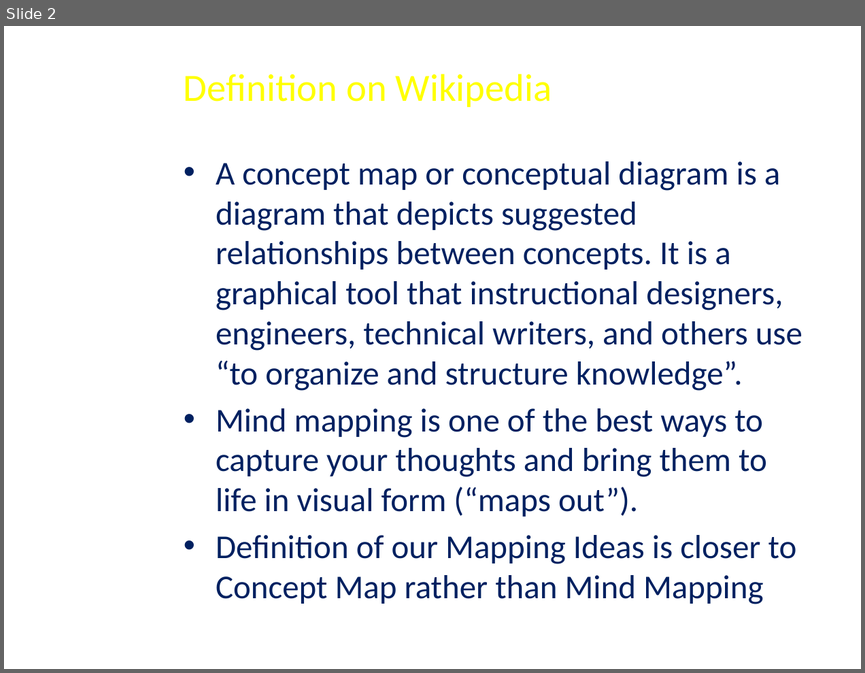
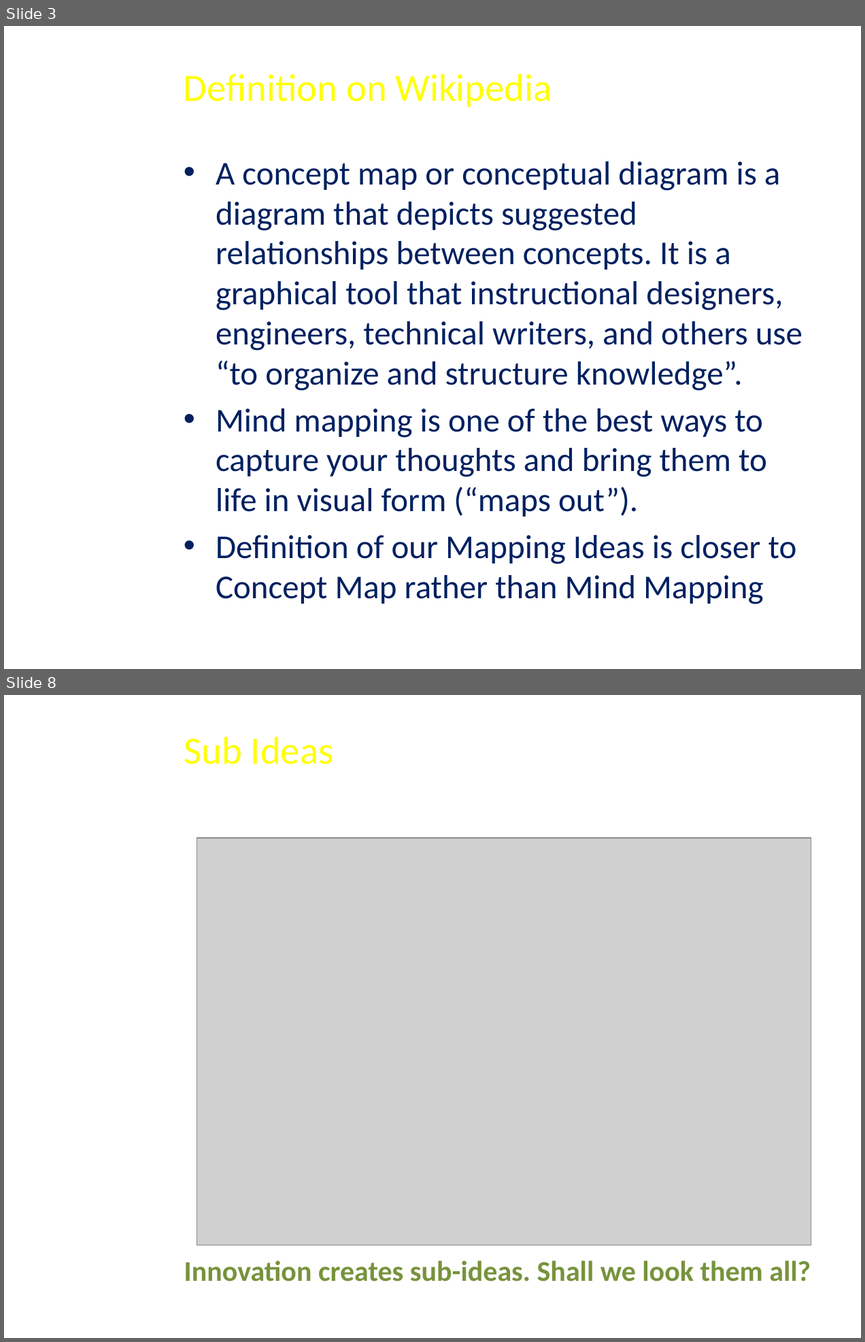
Before and after one commit to FeedMapping/Schema, a slide deck: slide/ppt/Mapping-Ideas.pptx. Shown one above the other, each under a label of ours: slide 2 before the commit, slides 3 and 8 after it; the slides between them are not shown. The pictures are 865x673 and 865x1342 pixels, drawn with LibreOffice and Linux fonts; fonts in the diff are those of the drawing; grey boxes stand for pictures; background and template pictures are left out. Boxes give left, top, right and bottom in pixels: in the first picture for what was removed or moved away, otherwise in the second. Text is boxed around its words. In the diff, an @@ line names an element or a change of style, - is before the commit and + after.

```diff
--- a/slide/ppt/Mapping-Ideas.pptx
+++ b/slide/ppt/Mapping-Ideas.pptx
@@ slide 8 added at (x1=4, y1=695, x2=861, y2=1338), background picture (left out) @@
@@ text added at (x1=184, y1=736, x2=334, y2=764), 32.4 pt, text #FFFF00 @@
+Sub Ideas
@@ picture added at (x1=197, y1=838, x2=811, y2=1245) @@
@@ title added at (x1=184, y1=1260, x2=810, y2=1281), 24 pt, text #77933C, bold @@
+Innovation creates sub-ideas. Shall we look them all?
@@ what was slide 2 is now slide 3 @@
```
Also in this commit, not shown: 11 slides changed, 9 other slides added, 12 slides removed.
